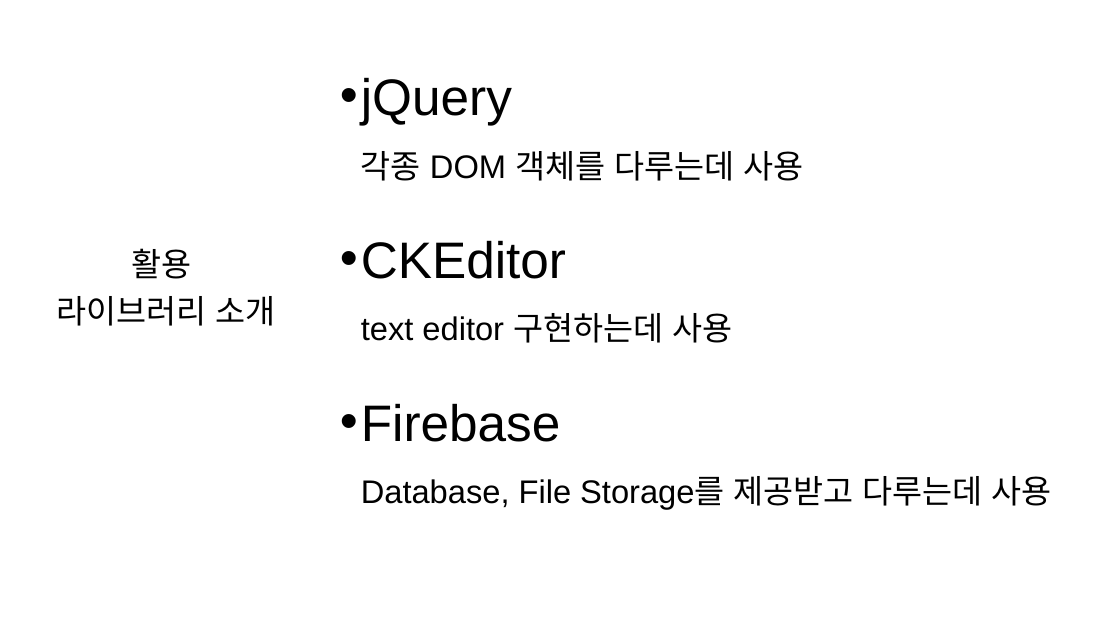
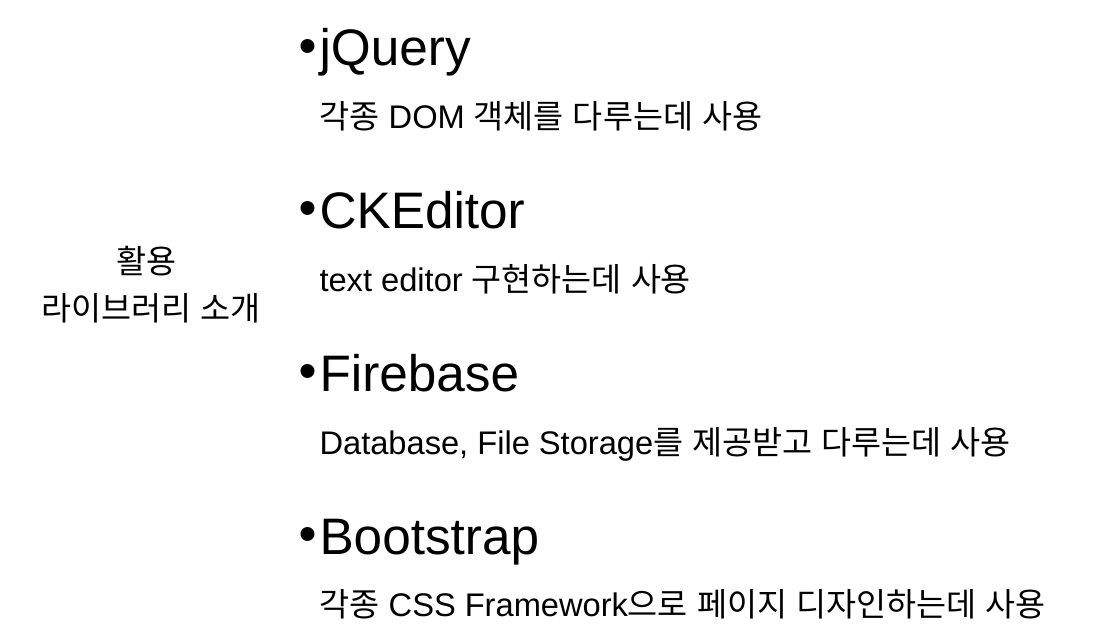
Before and after one commit to naem1023/PROJECT_webProgramming, a slide deck: slide 3 of project_doc_201611263_박성호.pptx. Drawn at 1120x630 pixels with LibreOffice and Linux fonts; fonts in the diff are those of the drawing. Boxes give left, top, right and bottom in pixels: in the first picture for what was removed or moved away, otherwise in the second. Text is boxed around its words. In the diff, an @@ line names an element or a change of style, - is before the commit and + after.

```diff
--- a/project_doc_201611263_박성호.pptx
+++ b/project_doc_201611263_박성호.pptx
@@ text "jQuery 각종 DOM 객체를 다루는데 ...": place and size @@
-text "jQuery 각종 DOM 객체를 다루는데 ..." at box(361, 77, 1052, 509)
+text "jQuery 각종 DOM 객체를 다루는데 ..." at box(320, 27, 1045, 619)
@@ text "활용": place and size @@
-text "활용" at box(56, 248, 275, 326)
+text "활용" at box(41, 245, 261, 323)
@@ text at box(320, 518, 1045, 619): paragraph added @@
+• Bootstrap
+  각종 CSS Framework으로 페이지 디자인하는데 사용
```
Also in this commit, not shown: 2 other slides changed, 4 slides added, 4 other files.
